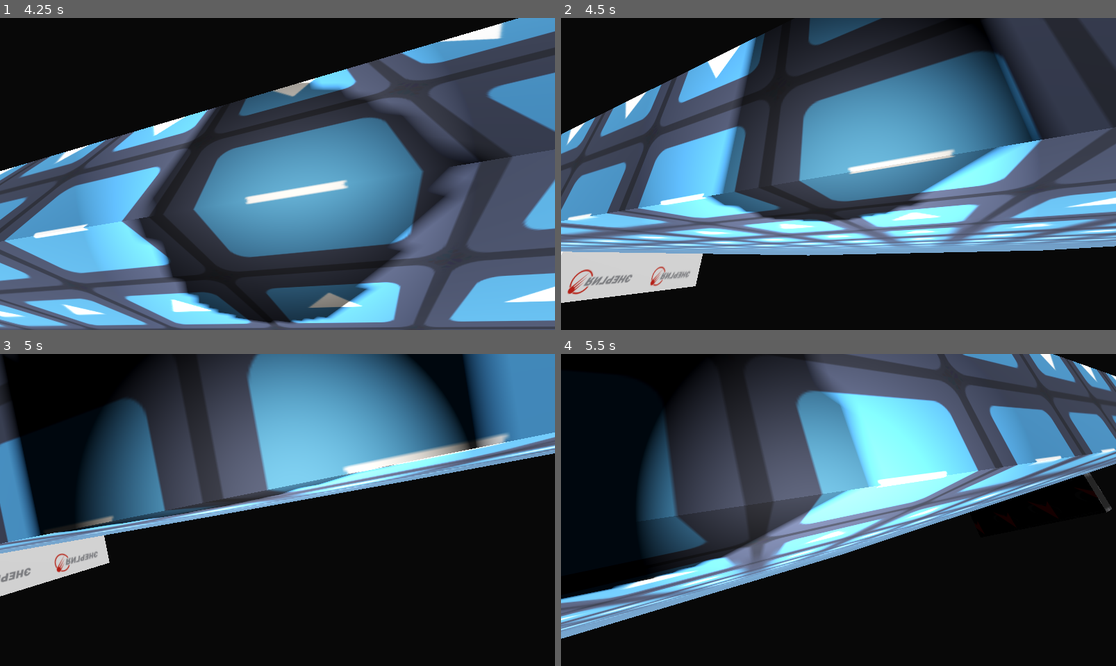
Above: before the commit, frames 1-4 (two rows, left to right).
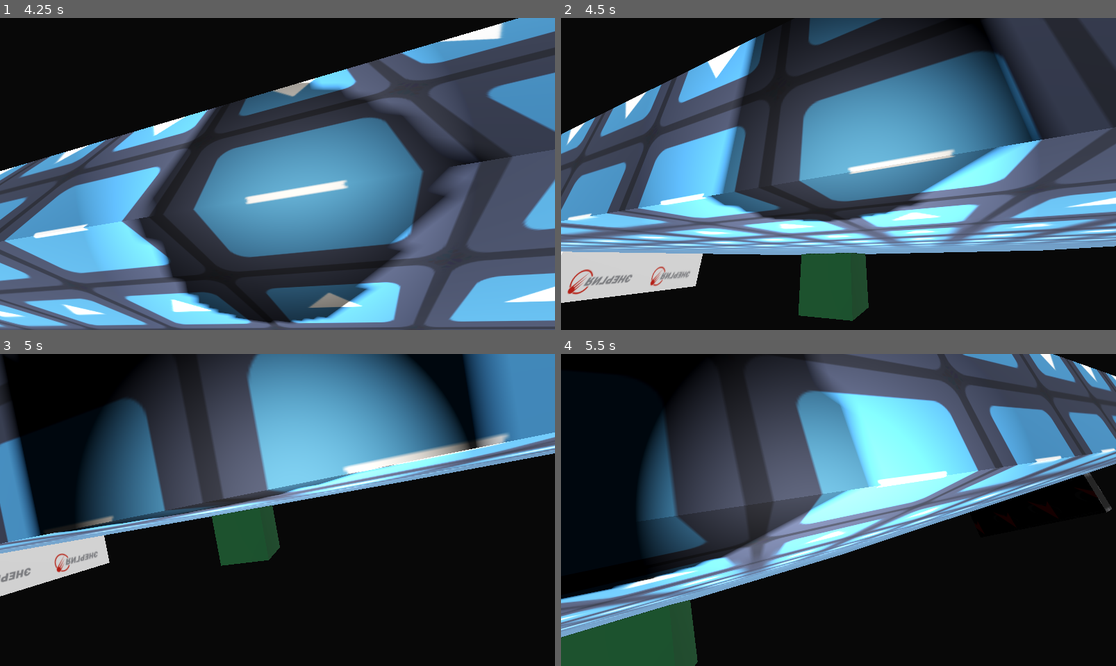
Above: after the commit, the same moments.

Repository: YuraStebel/CosmosGodotProject
Game: Godot game, scene res://scenes/wrld.tscn
The game is run twice, just before and just after one commit, with the same random seed, the same clock (stepped at 60 frames per second) and the same inputs. The engine's default icon, where the game draws it, is replaced by a stand-in: a white triangle on a blue panel in a dark square.
Inputs (mouse positions are in pixels of both pictures, inside the frame that each line leads up to):
- Up to frame 1 (4.25 s): click (277, 205) at 0.52 s; type "12" at 0.6 s; click "Host" at 1.25 s; tap Enter (ui_accept) at 2, 2.27, 3.02 s; move the mouse to (305, 174) at 2.02 s; hold W (forward) from 2.03 s (still down); tap D (righ) at 2.1, 2.85, 3.6 s; move the mouse to (249, 174) at 2.77 s; move the mouse to (288, 167) at 3.52 s
- Up to frame 2 (4.5 s): keep holding W (forward); move the mouse to (832, 180) at 4.27 s; tap D (righ) at 4.35 s
- Up to frame 3 (5 s): keep holding W (forward); tap Enter (ui_accept) at 4.52 s
- Up to frame 4 (5.5 s): keep holding W (forward); move the mouse to (877, 513) at 5.02 s; tap D (righ) at 5.1 s; tap Enter (ui_accept) at 5.27 s

Frame 1 is identical in both runs. In frame 2, 2.5% of the frame differs, in the area x 42-56%, y 75-98%; in frame 3, 1.8%; in frame 4, 3.7%, in the area x 0-25%, y 78-100%.

Commit message:
добавил систему кислорода которую сделал через ии
полная херня хочу переделать

Diff:
--- a/scenes/player.tscn
+++ b/scenes/player.tscn
@@ -1,6 +1,7 @@
-[gd_scene load_steps=5 format=3 uid="uid://cc3xq36jc4yo"]
+[gd_scene load_steps=6 format=3 uid="uid://cc3xq36jc4yo"]
 
 [ext_resource type="Script" uid="uid://5bierablijt0" path="res://scripts/rigid_body_3d.gd" id="1_4flbx"]
+[ext_resource type="Script" uid="uid://crympepllrhbt" path="res://scripts/player_oxygen.gd" id="2_g2els"]
 
 [sub_resource type="CapsuleShape3D" id="CapsuleShape3D_h5h1p"]
 
@@ -37,3 +38,6 @@
 
 [node name="MultiplayerSynchronizer" type="MultiplayerSynchronizer" parent="."]
 replication_config = SubResource("SceneReplicationConfig_3vyb7")
+
+[node name="PlayerOxygen" type="Node" parent="."]
+script = ExtResource("2_g2els")
--- /dev/null
+++ b/scenes/test_oxygen_recovery.tscn
@@ -0,0 +1,22 @@
+[gd_scene load_steps=5 format=3 uid="uid://vnhnjdmku0r5"]
+
+[ext_resource type="Script" uid="uid://c3dlwpk4br1tk" path="res://scripts/test_oxygen_recovery.gd" id="1_nwide"]
+
+[sub_resource type="BoxShape3D" id="BoxShape3D_jehfi"]
+size = Vector3(3, 3, 3)
+
+[sub_resource type="StandardMaterial3D" id="StandardMaterial3D_bpavi"]
+albedo_color = Color(0.0883497, 0.352304, 0.191669, 1)
+
+[sub_resource type="BoxMesh" id="BoxMesh_bqxxy"]
+material = SubResource("StandardMaterial3D_bpavi")
+size = Vector3(3, 3, 3)
+
+[node name="TESTOxygenRecovery" type="Area3D"]
+script = ExtResource("1_nwide")
+
+[node name="CollisionShape3D" type="CollisionShape3D" parent="."]
+shape = SubResource("BoxShape3D_jehfi")
+
+[node name="MeshInstance3D" type="MeshInstance3D" parent="."]
+mesh = SubResource("BoxMesh_bqxxy")
--- a/scenes/wrld.tscn
+++ b/scenes/wrld.tscn
@@ -1,9 +1,10 @@
-[gd_scene load_steps=16 format=3 uid="uid://dec52b6m86arh"]
+[gd_scene load_steps=17 format=3 uid="uid://dec52b6m86arh"]
 
 [ext_resource type="Texture2D" uid="uid://dutj6oqpqsah8" path="res://icon.svg" id="1_hajux"]
 [ext_resource type="Script" uid="uid://diebeww21a2n5" path="res://scripts/wrld.gd" id="1_rypmk"]
 [ext_resource type="Texture2D" uid="uid://dwkrxscahr47b" path="res://images/1024px-Roscosmos_logo_en.svg.png" id="3_1fck1"]
 [ext_resource type="Texture2D" uid="uid://dr0lda1yvi5hx" path="res://images/djiabz1l0z64hy90d6kd0rdj84k2jwj3.jpg" id="4_iregm"]
+[ext_resource type="PackedScene" uid="uid://vnhnjdmku0r5" path="res://scenes/test_oxygen_recovery.tscn" id="5_iregm"]
 
 [sub_resource type="ProceduralSkyMaterial" id="ProceduralSkyMaterial_g4vrf"]
 sky_horizon_color = Color(0.662243, 0.671743, 0.686743, 1)
@@ -133,5 +134,8 @@
 _spawnable_scenes = PackedStringArray("uid://cc3xq36jc4yo")
 spawn_path = NodePath("..")
 
+[node name="TESTOxygenRecovery" parent="." instance=ExtResource("5_iregm")]
+transform = Transform3D(1, 0, 0, 0, 1, 0, 0, 0, 1, -3.75943, 2, 4.33522)
+
 [connection signal="pressed" from="CanvasLayer/MainMenu/MarginContainer/VBoxContainer/HostButton" to="." method="_on_host_button_pressed"]
 [connection signal="pressed" from="CanvasLayer/MainMenu/MarginContainer/VBoxContainer/JoinButton" to="." method="_on_join_button_pressed"]
--- /dev/null
+++ b/scripts/player_oxygen.gd
@@ -0,0 +1,65 @@
+# player_oxygen.gd
+extends Node
+
+# Настройки кислорода
+@export var max_oxygen: float = 100.0
+@export var oxygen_consumption_rate: float = 1.0  # Потребление в секунду
+@export var oxygen_recovery_rate: float = 5.0     # Восстановление в секунду
+
+var current_oxygen: float
+var is_in_oxygen_zone: bool = false
+
+func _ready():
+	current_oxygen = max_oxygen
+
+func _process(delta):
+	if is_multiplayer_authority():
+		update_oxygen(delta)
+		sync_oxygen_state()
+		print(current_oxygen)
+
+# Обновление уровня кислорода
+func update_oxygen(delta):
+	if is_in_oxygen_zone:
+		# Восстановление кислорода
+		current_oxygen = min(current_oxygen + oxygen_recovery_rate * delta, max_oxygen)
+	else:
+		# Потребление кислорода
+		current_oxygen = max(current_oxygen - oxygen_consumption_rate * delta, 0)
+
+	# Проверка на смерть от удушья
+	if current_oxygen <= 0:
+		handle_oxygen_depletion()
+
+func handle_oxygen_depletion():
+	# Здесь реализуйте логику смерти/урона от нехватки кислорода
+	print("Игрок задыхается!")
+	# Например: get_parent().take_damage(10)
+
+# Синхронизация состояния кислорода
+func sync_oxygen_state():
+	if multiplayer.is_server():
+		rpc("update_oxygen_on_clients", current_oxygen)
+
+@rpc("any_peer", "reliable")
+func update_oxygen_on_clients(oxygen_level):
+	current_oxygen = oxygen_level
+
+# Методы для входа/выхода из кислородной зоны
+func enter_oxygen_zone():
+	is_in_oxygen_zone = true
+	if multiplayer.is_server():
+		rpc("set_oxygen_zone_state", true)
+
+func exit_oxygen_zone():
+	is_in_oxygen_zone = false
+	if multiplayer.is_server():
+		rpc("set_oxygen_zone_state", false)
+
+@rpc("any_peer", "reliable")
+func set_oxygen_zone_state(state):
+	is_in_oxygen_zone = state
+
+# Получение текущего уровня кислорода (для UI)
+func get_oxygen_percentage() -> float:
+	return current_oxygen / max_oxygen
--- a/scripts/rigid_body_3d.gd
+++ b/scripts/rigid_body_3d.gd
@@ -5,6 +5,8 @@
 var move_force: float = 250.0
 var mouse_sens: float = 5.0
 var roll_force: float = 125.0
+
+@onready var oxygen_system = $PlayerOxygen
 
 func _enter_tree() -> void:
 	set_multiplayer_authority(str(name).to_int())
@@ -45,3 +47,17 @@
 
 
 	#print(angular_velocity)
+
+# Методы для взаимодействия с кислородной системой
+func enter_oxygen_zone():
+	if oxygen_system:
+		oxygen_system.enter_oxygen_zone()
+
+func exit_oxygen_zone():
+	if oxygen_system:
+		oxygen_system.exit_oxygen_zone()
+
+func get_oxygen_percentage() -> float:
+	if oxygen_system:
+		return oxygen_system.get_oxygen_percentage()
+	return 1.0
--- /dev/null
+++ b/scripts/test_oxygen_recovery.gd
@@ -0,0 +1,16 @@
+# oxygen_zone.gd
+extends Area3D
+
+@export var recovery_multiplier: float = 1.0  # Множитель восстановления
+
+func _ready():
+	body_entered.connect(_on_body_entered)
+	body_exited.connect(_on_body_exited)
+
+func _on_body_entered(body):
+	if body.has_method("enter_oxygen_zone"):
+		body.enter_oxygen_zone()
+
+func _on_body_exited(body):
+	if body.has_method("exit_oxygen_zone"):
+		body.exit_oxygen_zone()
Not shown, added: scripts/player_oxygen.gd.uid
Not shown, added: scripts/test_oxygen_recovery.gd.uid
